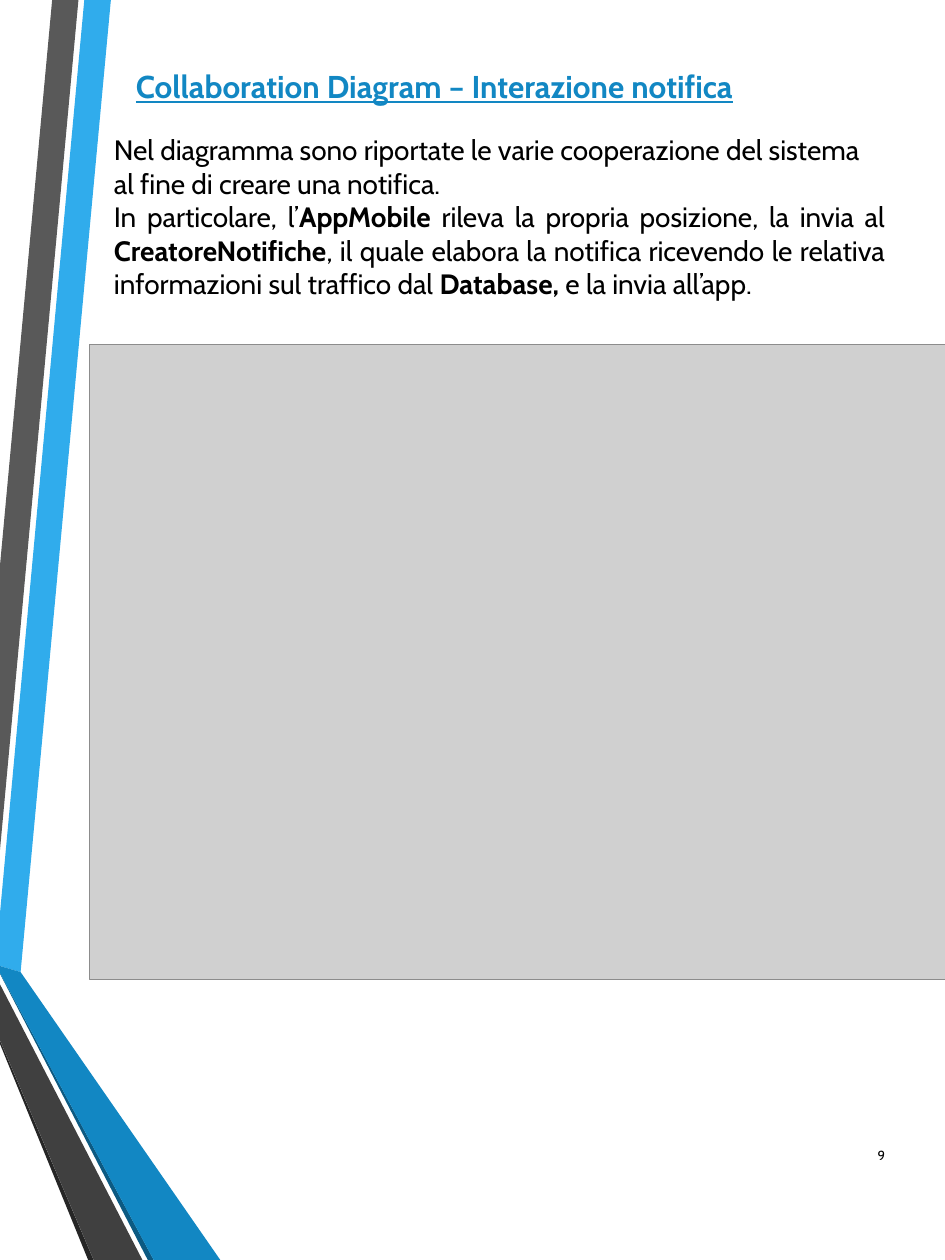
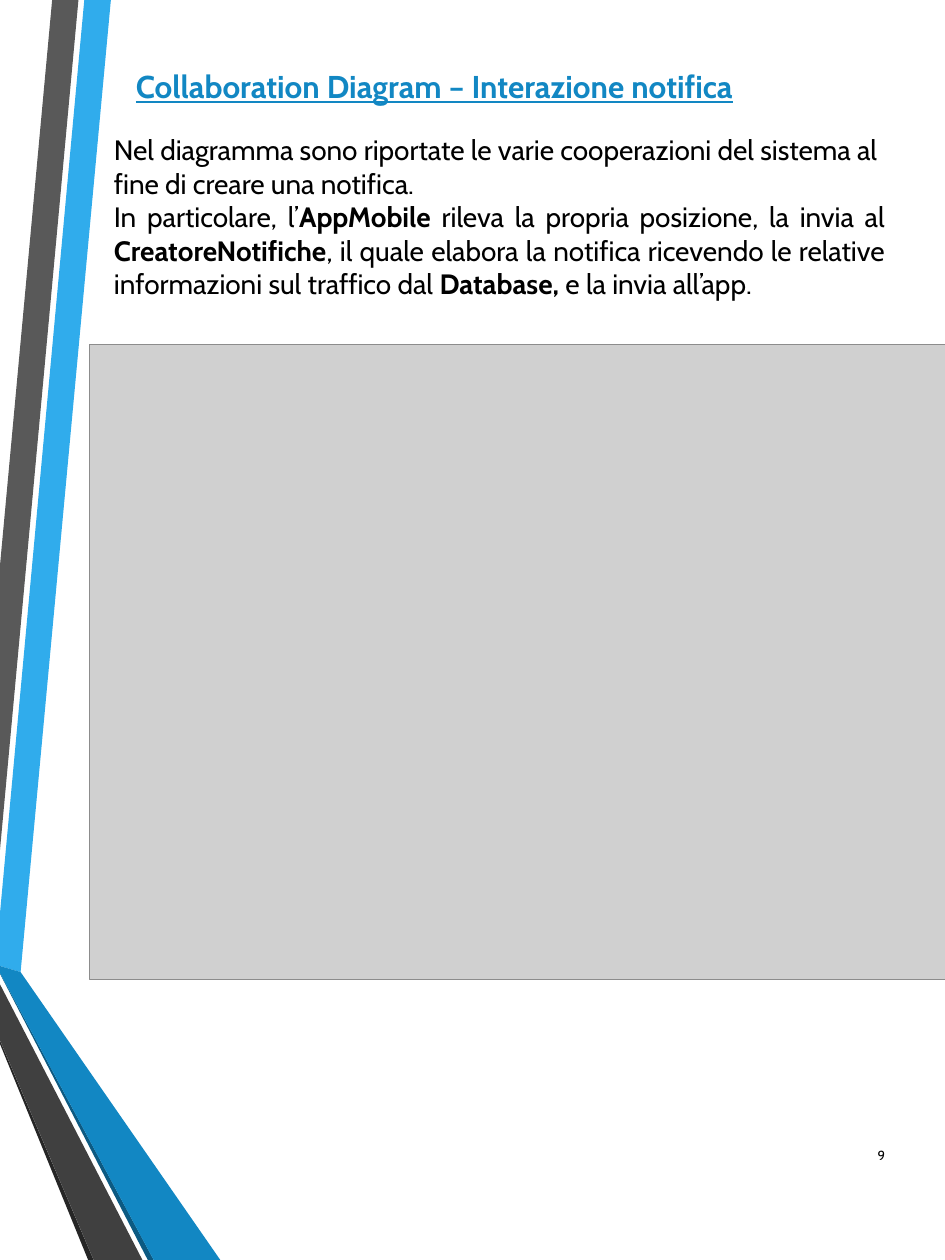
Before and after one commit to federicomegler/traffic-monitor, a slide deck: slide 9 of Design/Traffic_monitor.pptx. Drawn at 945x1260 pixels with LibreOffice and Linux fonts; fonts in the diff are those of the drawing; grey boxes stand for pictures. Boxes give left, top, right and bottom in pixels: in the first picture for what was removed or moved away, otherwise in the second. Text is boxed around its words. In the diff, an @@ line names an element or a change of style, - is before the commit and + after.

```diff
--- a/Design/Traffic_monitor.pptx
+++ b/Design/Traffic_monitor.pptx
@@ text at <box>114,139,877,195</box>: text changed @@
-Nel diagramma sono riportate le varie cooperazione del sistema al fine di creare una notifica.
+Nel diagramma sono riportate le varie cooperazioni del sistema al fine di creare una notifica.
@@ text at <box>114,206,885,301</box>: text changed @@
-In particolare, l’AppMobile rileva la propria posizione, la invia al CreatoreNotifiche, il quale elabora la notifica ricevendo le relativa informazioni sul traffico dal Database, e la invia all’app.
+In particolare, l’AppMobile rileva la propria posizione, la invia al CreatoreNotifiche, il quale elabora la notifica ricevendo le relative informazioni sul traffico dal Database, e la invia all’app.
```
Also in this commit, not shown: 2 other slides changed.
